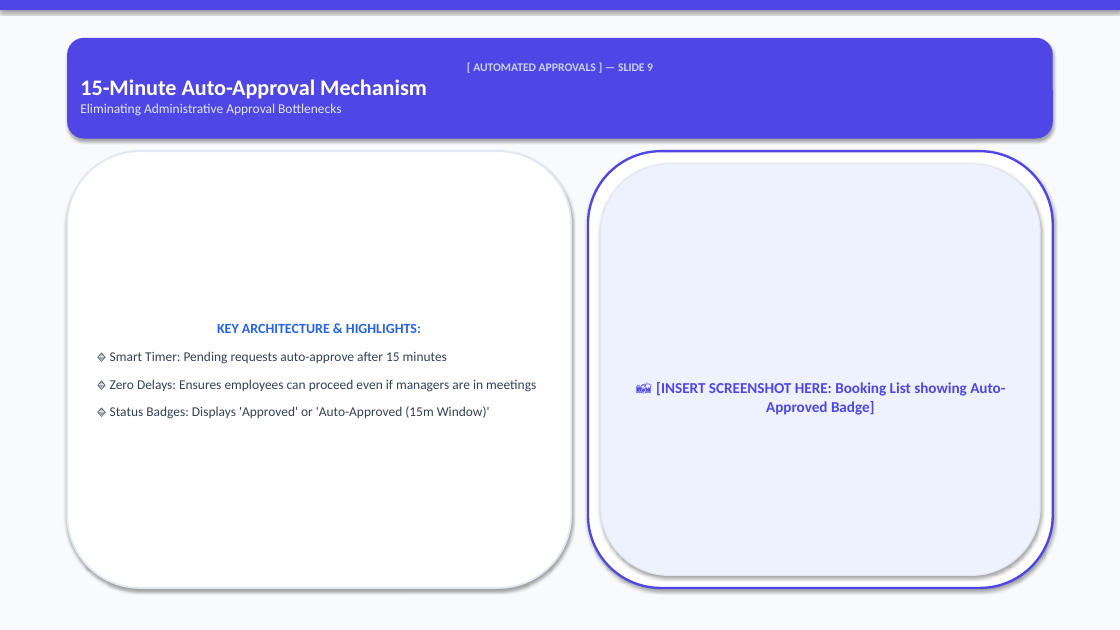
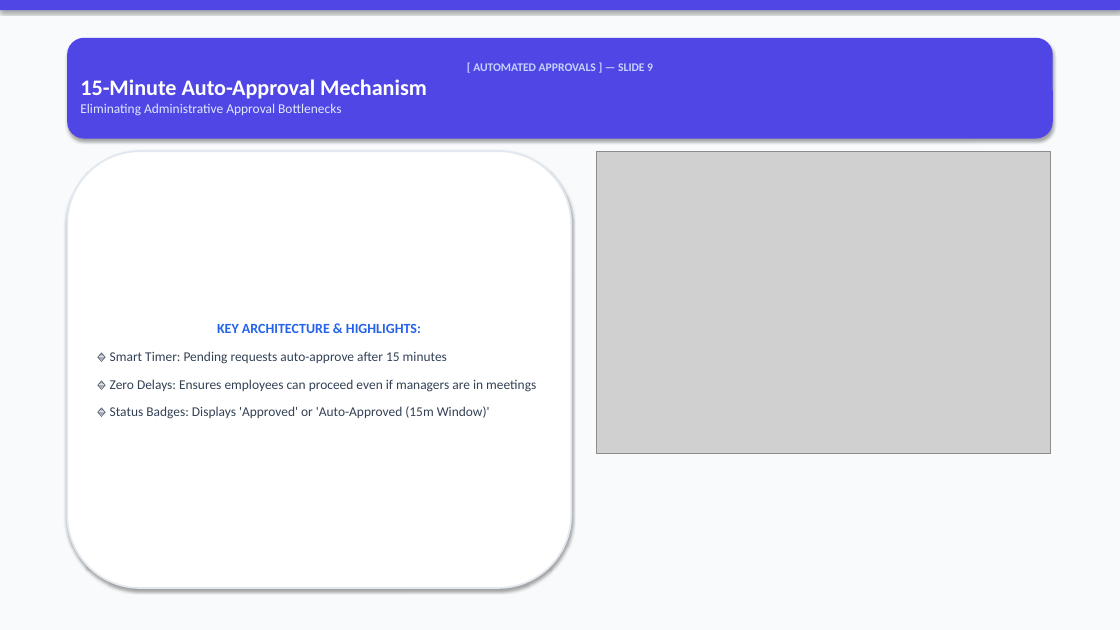
Before and after one commit to VishalMishraCSE/meeting-room-booking-system, a slide deck: slide 9 of document/PRESENTATION_DECK_SLIDES.pptx. Drawn at 1120x630 pixels with LibreOffice and Linux fonts; fonts in the diff are those of the drawing; grey boxes stand for pictures. Boxes give left, top, right and bottom in pixels: in the first picture for what was removed or moved away, otherwise in the second. Text is boxed around its words. In the diff, an @@ line names an element or a change of style, - is before the commit and + after.

Commit message:
docs: generate visual graphic cards and attach images directly onto EVERY slide (Slides 1-18) in PowerPoint deck

```diff
--- a/document/PRESENTATION_DECK_SLIDES.pptx
+++ b/document/PRESENTATION_DECK_SLIDES.pptx
@@ rounded rectangle removed at (588,151,1053,588) @@
@@ picture added at (597,151,1050,454) @@
@@ rounded rectangle removed at (601,164,1040,576) @@
-📸 [INSERT SCREENSHOT HERE: Booking List showing Auto-Approved Badge]
```
Also in this commit, not shown: 17 other slides changed, 17 other files.
